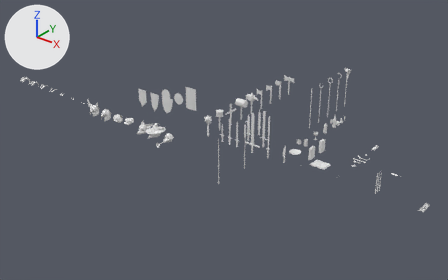
The Blender file resources/data/items.blend: old version first, new version second.
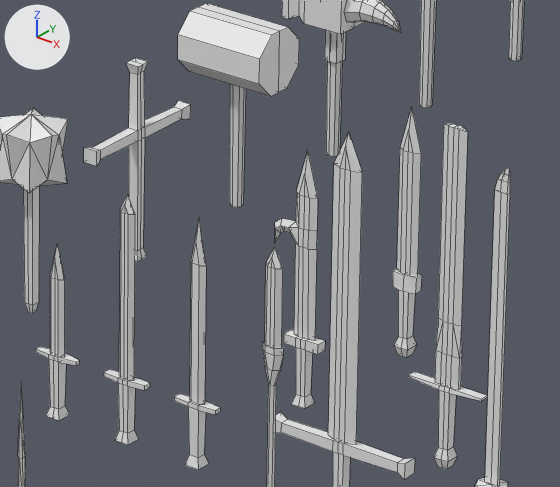
There are two pictures of each version: one whole from a 50 mm camera at (6.98, -11.78, 7.26) aimed at (-3.04, 0.74, -0.5), one close up on the part from 48% to 61% of the width and 35% to 53% of the height. Every picture has the same lights, and +X, +Y and +Z are marked at upper left. The close-ups show mesh edges as thin lines.

Script lines for the objects in view, before the commit:
```python
me_axe02 = bpy.data.meshes.new('axe02')
me_axe02.from_pydata(...)  # 51 vertices, 45 faces; spans x -0.187..0.023, y -0.023..0.023, z -0.105..0.482
me_gladius = bpy.data.meshes.new('gladius')
me_gladius.from_pydata(...)  # 53 vertices, 46 faces; spans x -0.042..0.042, y -0.024..0.024, z -0.135..0.653
me_harpe = bpy.data.meshes.new('harpe')
me_harpe.from_pydata(...)  # 79 vertices, 80 faces; spans x -0.111..0.06, y -0.024..0.024, z -0.105..0.686
me_shortsword = bpy.data.meshes.new('shortsword')
me_shortsword.from_pydata(...)  # 51 vertices, 46 faces; spans x -0.072..0.072, y -0.024..0.024, z -0.105..0.433
me_sword01 = bpy.data.meshes.new('sword01')
me_sword01.from_pydata(...)  # 39 vertices, 34 faces; spans x -0.072..0.072, y -0.024..0.024, z -0.105..0.653
me_sword02 = bpy.data.meshes.new('sword02')
me_sword02.from_pydata(...)  # 51 vertices, 46 faces; spans x -0.072..0.072, y -0.024..0.024, z -0.105..0.653
ob_axe02 = bpy.data.objects.new('axe02', me_axe02)
ob_axe02.location = (-3.0, 3.0, 0.0)
ob_gladius = bpy.data.objects.new('gladius', me_gladius)
ob_gladius.location = (-2.0, 1.0, 0.0)
ob_harpe = bpy.data.objects.new('harpe', me_harpe)
ob_harpe.location = (-2.0, 0.5, 0.0)
ob_shortsword = bpy.data.objects.new('shortsword', me_shortsword)
ob_shortsword.location = (-2.5, 0.0, 0.0)
ob_sword01 = bpy.data.objects.new('sword01', me_sword01)
ob_sword01.location = (-2.0, 0.0, 0.0)
ob_sword02 = bpy.data.objects.new('sword02', me_sword02)
ob_sword02.location = (-2.25, 0.0, 0.0)
# also in view: 'axe01' at (-3.08, 2.5, 0.2); 'cross01' at (-3.0, 1.0, 0.21); 'cudgel' at (-3.0, 0.5, 0.21); 'mallet' at (-3.0, 1.5, 0.2); 'spear01' at (-1.0, -2.0, 0.6)
```
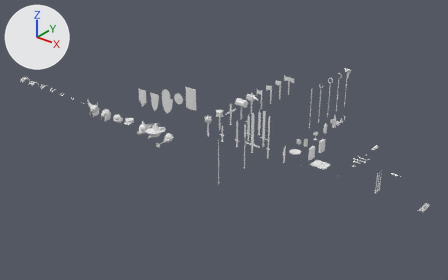
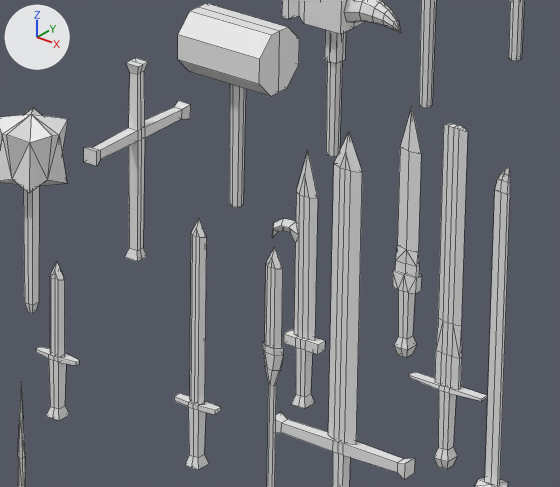
The change, as a diff of the scene's bpy script:
```diff
--- a/resources/data/items.blend.py
+++ b/resources/data/items.blend.py
@@ me_shortsword @@
 me_shortsword.from_pydata(...)  # 51 vertices, 46 faces; spans x -0.072..0.072, y -0.024..0.024, z -0.105..0.433
-me_shortsword.vertices[27].co = (0.0, -0.012, 0.395)  # pixel (54, 257)
-me_shortsword.vertices[28].co = (0.0, 0.012, 0.395)  # pixel (60, 254)
-me_shortsword.vertices[29].co = (0.0, 0.0, 0.433)  # pixel (57, 243)
+# me_shortsword part 2
+me_shortsword.vertices[27].co = (0.0, -0.012, 0.353)  # pixel (54, 270)
+me_shortsword.vertices[28].co = (0.0, 0.012, 0.353)  # pixel (60, 267)
+me_shortsword.vertices[29].co = (0.0, 0.0, 0.378)  # pixel (57, 261)
@@ me_gladius @@
-me_gladius.from_pydata(...)  # 53 vertices, 46 faces; spans x -0.042..0.042, y -0.024..0.024, z -0.135..0.653
+me_gladius.from_pydata(...)  # 55 vertices, 62 faces; spans x -0.042..0.042, y -0.024..0.024, z -0.135..0.653
+# me_gladius part 3
+# 14 vertices are removed from x -0.038..0.038, y -0.012..0.012, z 0.127..0.584
+# 20 faces are deleted
+# 16 vertices are added at x -0.038..0.038, y -0.009..0.009, z 0.127..0.515
+# 36 new faces join them
@@ me_harpe @@
-me_harpe.from_pydata(...)  # 79 vertices, 80 faces; spans x -0.111..0.06, y -0.024..0.024, z -0.105..0.686
+me_harpe.from_pydata(...)  # 67 vertices, 64 faces; spans x -0.12..0.06, y -0.024..0.024, z -0.105..0.686
+# me_harpe part 4
+# 14 vertices are removed from x -0.017..0.038, y -0.013..0.013, z 0.39..0.446
+# 30 faces are deleted
+# 9 vertices move from x -0.111..-0.077, y -0.011..0.011, z 0.368..0.452 to x -0.12..-0.08, y -0.011..0.011, z 0.379..0.453
+# 2 vertices are added at (-0.017, -0.013, 0.422), (-0.017, 0.013, 0.422)
+# 14 new faces join them
@@ me_sword01 @@
-me_sword01.from_pydata(...)  # 39 vertices, 34 faces; spans x -0.072..0.072, y -0.024..0.024, z -0.105..0.653
+me_sword01.from_pydata(...)  # 51 vertices, 46 faces; spans x -0.072..0.072, y -0.024..0.024, z -0.105..0.65
+# me_sword01 part 1
+# 2 vertices are removed from x 0.0, y -0.012..0.012, z 0.584
+# 16 faces are deleted
+# 6 vertices in x -0.026..0.026, y -0.012..0.012, z 0.515 move by (0.0, 0.0, 0.085)
+# 5 vertices move from x -0.072..0.072, y -0.012..0.012, z 0.089..0.653 to x -0.072..0.072, y -0.013..0.013, z 0.09..0.65
+# 14 vertices are added at x 0.0, y -0.024..0.024, z -0.105..0.625
+# 28 new faces join them
@@ ob_sword02 @@
-ob_sword02 = bpy.data.objects.new('sword02', me_sword02)
```

Boxes (x1, y1, x2, y2) around the edits, measured in the close-ups (560 x 487 px; the box of a moved part takes in the faces that stretch with it):
'harpe', reshaped: before (275, 151, 325, 409); after (272, 151, 325, 409)
'sword01', reshaped: before (174, 220, 220, 470); after (174, 219, 221, 470)
'sword02', deleted: before (104, 195, 150, 445)
'shortsword', reshaped (10% shorter): before (36, 244, 79, 421); after (36, 262, 79, 421)
part 1 of me_sword01, built on: before (178, 220, 220, 469); after (176, 219, 221, 469)
part 2 of me_shortsword, moved or reshaped: before (50, 244, 65, 280); after (50, 262, 65, 280)
part 3 of me_gladius, built on: (393, 107, 421, 294) in both
part 4 of me_harpe, cut back: before (275, 192, 318, 318); after (272, 192, 318, 318)
